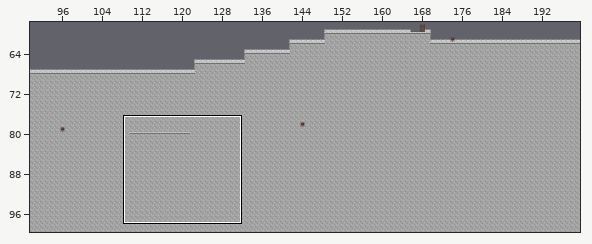
Level history. Tiled map (JSON): assets/maps/map_1.json. Above, an overview of the earlier version with the close-up marked.
Close-up. First the earlier version:
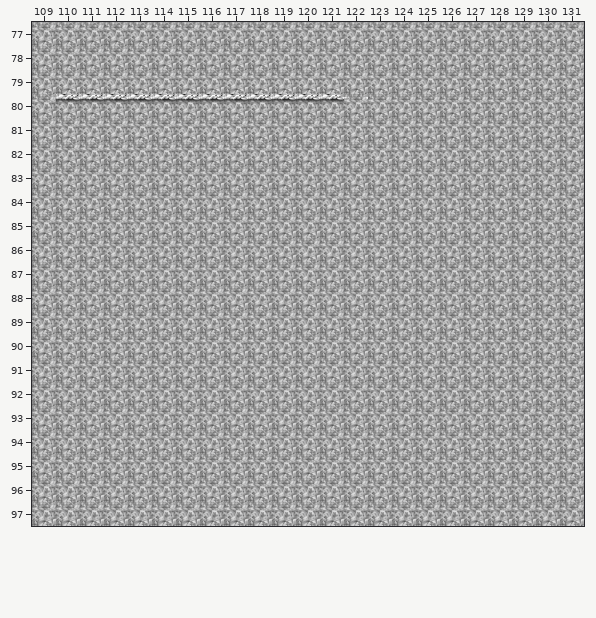
Cells are 64x64 px. Shown: x 109..131, y 77..97. The commit also changed other parts of the map, which this record leaves out.
After the commit:
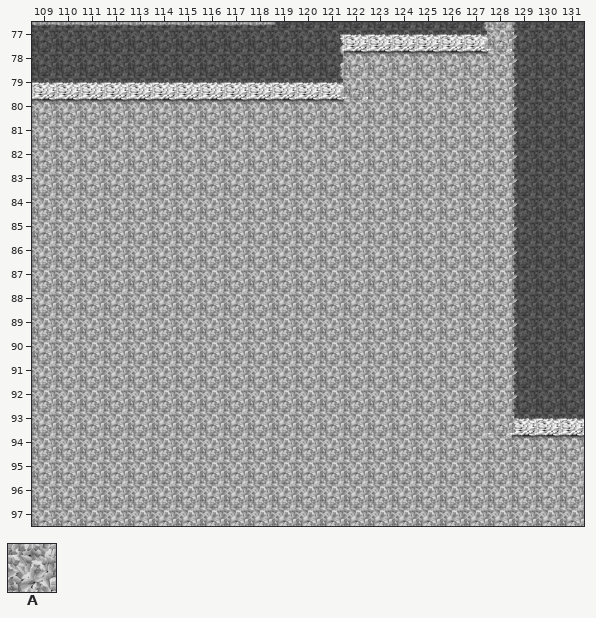
Key: from "vindicta_platform": A 45.
_ is an empty cell.
Edits made:
Layer "Cache" (now hidden):
The edit erases tile A in row 77 at x 109 to 127 and 129 to 131; in row 78 at x 109 to 131; in row 79 at x 109 to 121 and 129 to 131; in row 80 at x 109 and 129 to 131; in rows 81 to 93 at x 129 to 131; in row 94 at x 128 to 131.
